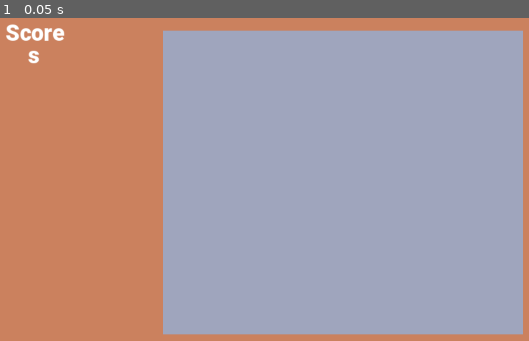
Above: before the commit, frame 1.
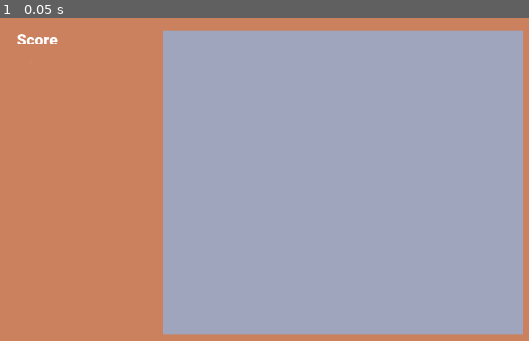
Above: after the commit, the same moment.

Repository: KevinStirling/micro_snake
Game: Godot game, scene res://GameManager/GameManager.tscn
The game is run twice, just before and just after one commit, with the same random seed, the same clock (stepped at 60 frames per second) and the same inputs.
Inputs:
- Up to frame 1 (0.05 s): no input

The runs differ from the first frame. In frame 1, 0.5% of the frame differs, in the area x 1-13%, y 1-15%.
Error in both runs: Trying to get a return value of a method that returns "void" (res://GameManager/GameManager.gd:32)

Commit message:
fix font scaling

Diff:
--- a/GameManager/GameManager.gd
+++ b/GameManager/GameManager.gd
@@ -88,8 +88,8 @@
 		timer.start()
 
 func is_in_boundaries(grid_coord):
-	if (min_nav_x_y.x < grid_coord.x) and (max_nav_x_y.x > grid_coord.x):
-		if (min_nav_x_y.y < grid_coord.y) and (max_nav_x_y.y > grid_coord.y):
+	if (min_nav_x_y.x <= grid_coord.x) and (max_nav_x_y.x >= grid_coord.x):
+		if (min_nav_x_y.y <= grid_coord.y) and (max_nav_x_y.y >= grid_coord.y):
 			return true
 	return false
 
--- a/GameManager/GameManager.tres
+++ b/GameManager/GameManager.tres
@@ -17,6 +17,5 @@
 Label/font_sizes/font_size = 16
 Label/fonts/font = ExtResource("1_tsngr")
 Label/styles/normal = SubResource("StyleBoxEmpty_cjfso")
-RichTextLabel/font_sizes/bold_font_size = 36
-RichTextLabel/font_sizes/normal_font_size = 36
+RichTextLabel/font_sizes/normal_font_size = 50
 RichTextLabel/fonts/normal_font = ExtResource("1_tsngr")
--- a/GameManager/GameManager.tscn
+++ b/GameManager/GameManager.tscn
@@ -212,10 +212,11 @@
 zoom = Vector2(1.5, 1.5)
 
 [node name="ScoreLabel" type="RichTextLabel" parent="."]
-offset_left = -144.0
-offset_top = 144.0
-offset_right = -64.0
-offset_bottom = 187.0
+offset_left = -140.0
+offset_top = 157.0
+offset_right = -140.0
+offset_bottom = 217.0
+scale = Vector2(0.5, 0.5)
 theme = ExtResource("4_qnd04")
 text = "s"
 fit_content_height = true
@@ -224,21 +225,24 @@
 hint_underlined = false
 
 [node name="StateDisplay" type="RichTextLabel" parent="."]
-offset_left = 252.0
+offset_left = 306.0
 offset_top = 324.0
-offset_right = 472.0
+offset_right = 526.0
 offset_bottom = 364.0
+scale = Vector2(0.5, 0.5)
 theme = ExtResource("4_qnd04")
 bbcode_enabled = true
 fit_content_height = true
 
 [node name="ScoreTitle" type="RichTextLabel" parent="."]
-offset_left = -180.0
-offset_top = 108.0
-offset_right = -80.0
-offset_bottom = 151.0
+offset_left = -162.0
+offset_top = 126.0
+offset_right = 38.0
+offset_bottom = 169.0
+scale = Vector2(0.5, 0.5)
 theme = ExtResource("4_qnd04")
 text = "Score"
+fit_content_height = true
 scroll_active = false
 meta_underlined = false
 hint_underlined = false
--- a/project.godot
+++ b/project.godot
@@ -24,7 +24,6 @@
 window/size/viewport_width=1920
 window/size/viewport_height=1080
 window/stretch/mode="viewport"
-window/stretch/aspect="expand"
 
 [input]
 
